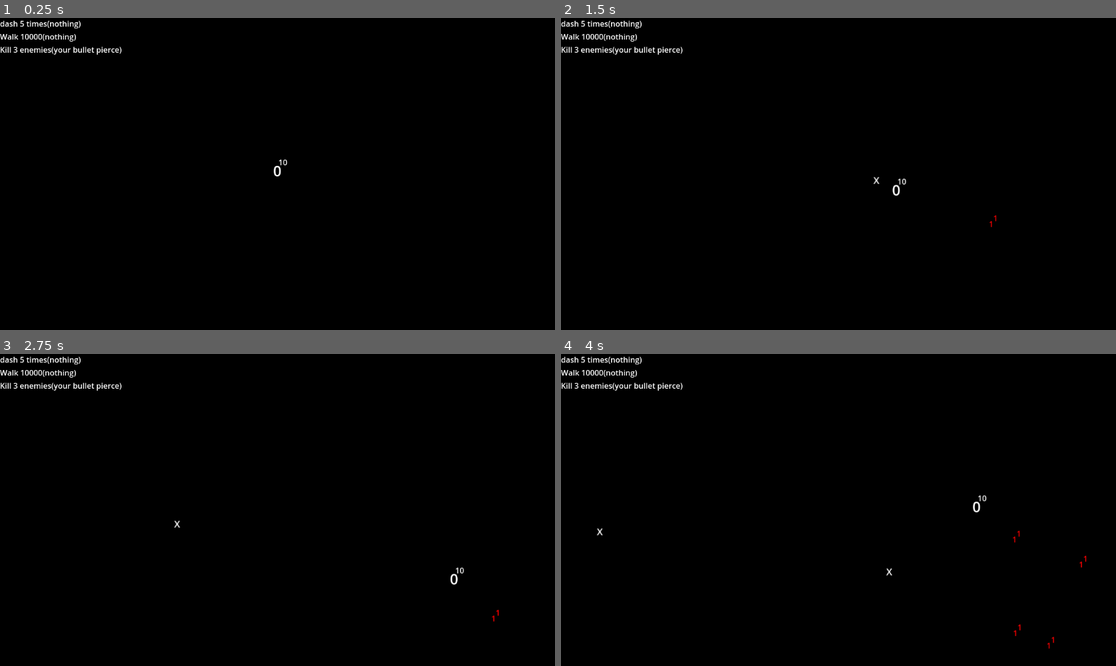
Above: before the commit, frames 1-4 (two rows, left to right).
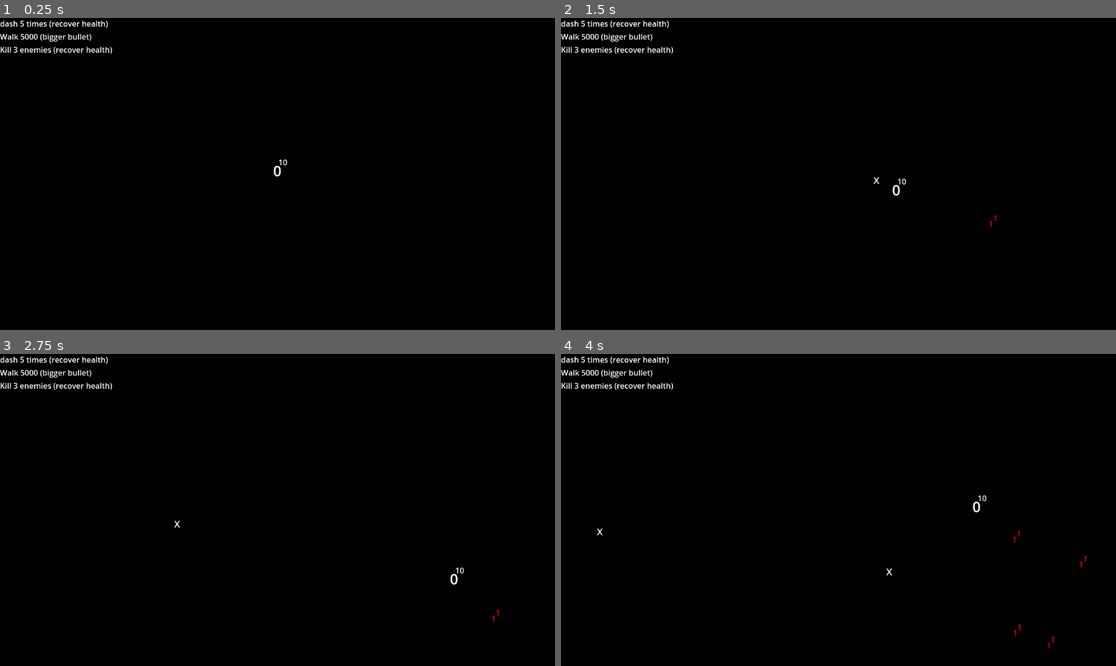
Above: after the commit, the same moments.

Repository: sentinelle28/game_jam_power
Game: Godot game, scene res://scene/gameplay_scene/gameplay_scene.tscn
Two runs of this game, one before a commit and one after it. Both use one fixed random seed, a clock stepped at 60 frames per second and the inputs below. The project has no main scene, so this scene is started directly.
Inputs (mouse positions are in pixels of both pictures, inside the frame that each line leads up to):
- Up to frame 1 (0.25 s): no input
- Up to frame 2 (1.5 s): tap Enter at 0.5 s; move the mouse to (960, 158) at 0.52 s; hold Right (ui_right) 0.53-1.28 s; tap Shift (dash) at 0.6 s; move the mouse to (727, 189) at 1.27 s; hold Down (ui_down) from 1.28 s (still down); click (727, 189) at 1.35 s
- Up to frame 3 (2.75 s): move the mouse to (333, 441) at 2.02 s; release Down (ui_down) at 2.03 s; hold Right (ui_right) from 2.03 s (still down); tap Shift (dash) at 2.1 s
- Up to frame 4 (4 s): move the mouse to (810, 572) at 2.77 s; release Right (ui_right) at 2.78 s; hold Up (ui_up) 2.78-3.53 s; click (810, 572) at 2.85 s; move the mouse to (1005, 556) at 3.52 s; hold Left (ui_left) from 3.53 s (still down); tap Shift (dash) at 3.6 s

The runs differ from the first frame. In frame 1, 0.4% of the frame differs, in the area x 3-22%, y 0-12%; in frame 2, 0.4%; in frame 3, 0.4%; in frame 4, 0.4%.

Commit message:
added mega upgrade

Diff:
--- a/autoload/pause_menu/level_up/level_up_menu.gd
+++ b/autoload/pause_menu/level_up/level_up_menu.gd
@@ -1,6 +1,5 @@
 extends CanvasLayer
 
-signal update_stats(updrade:UpgradeStrategyPattern)
 
 func _custom_show()->void:
 	show()
--- a/autoload/pause_menu/level_up/level_up_menu.tscn
+++ b/autoload/pause_menu/level_up/level_up_menu.tscn
@@ -1,7 +1,26 @@
-[gd_scene load_steps=4 format=3 uid="uid://veke2jiwllka"]
+[gd_scene load_steps=6 format=3 uid="uid://veke2jiwllka"]
 
 [ext_resource type="Script" path="res://autoload/pause_menu/level_up/level_up_menu.gd" id="1_2y8l0"]
 [ext_resource type="PackedScene" uid="uid://bignhergkcf0m" path="res://c_actor/upgrade_card/upgrade_card.tscn" id="2_0unbh"]
+
+[sub_resource type="StyleBoxFlat" id="StyleBoxFlat_hl08h"]
+bg_color = Color(0.180392, 0.180392, 0.180392, 0.278431)
+border_width_left = 2
+border_width_top = 2
+border_width_right = 2
+border_width_bottom = 2
+border_color = Color(0, 0, 0, 1)
+corner_radius_top_left = 2
+corner_radius_top_right = 2
+corner_radius_bottom_right = 2
+corner_radius_bottom_left = 2
+expand_margin_left = 3.0
+expand_margin_top = 3.0
+expand_margin_right = 3.0
+expand_margin_bottom = 3.0
+
+[sub_resource type="Theme" id="Theme_0w81b"]
+Panel/styles/panel = SubResource("StyleBoxFlat_hl08h")
 
 [sub_resource type="LabelSettings" id="LabelSettings_mbqm6"]
 font_size = 30
@@ -23,6 +42,7 @@
 offset_bottom = 252.0
 grow_horizontal = 2
 grow_vertical = 2
+theme = SubResource("Theme_0w81b")
 
 [node name="Label" type="Label" parent="Panel"]
 layout_mode = 1
--- a/autoload/ref/upgrade_ref/upgrade_ref.gd
+++ b/autoload/ref/upgrade_ref/upgrade_ref.gd
@@ -13,6 +13,12 @@
 "go slower":NegativeSpeedUpgrade.new(),
 "shoot slower":NegativeShootTimer.new()}
 
+var mega_upgrade:Array[MegaUpgrage] = [MegaDefenseUpgrade.new(),
+MegaHealthRecoveryUpgrade.new()]
+
+
+func get_random_mega()->MegaUpgrage:
+	return mega_upgrade.pick_random()
 
 func get_random_positive_upgrade()->String:
 	return positive_upgrade.keys().pick_random()
--- a/autoload/task/event_listener/event_listener.gd
+++ b/autoload/task/event_listener/event_listener.gd
@@ -4,3 +4,5 @@
 signal player_dash
 signal player_walk(distance:float)
 signal player_miss
+
+signal task_update
--- a/autoload/task/task/taskmanager.gd
+++ b/autoload/task/task/taskmanager.gd
@@ -2,7 +2,8 @@
 
 signal gen_new_task
 var number_of_task_completed:int = 0
-var number_of_task_to_gen = 3
+var number_of_task_needed_for_artifact:int = 3
+var number_of_task_to_gen:int = 3
 
 var current_task:Array[TaskStrategyPattern] = []
 
@@ -23,8 +24,13 @@
 	temp.clear()
 
 	_init_task()
+	_verif_artifact()
+	emit_signal("gen_new_task")
+
+func _verif_artifact()->void:
 	number_of_task_completed += 1
-	emit_signal("gen_new_task")
+	if number_of_task_completed%number_of_task_needed_for_artifact == 0:
+		LevelUpMenu._custom_show()
 
 
 func _init_task()->void:
--- a/c_actor/player/player.gd
+++ b/c_actor/player/player.gd
@@ -24,7 +24,6 @@
 func _ready() -> void:
 	DeathPanel.connect("reset",_reset)
 	health_component.connect("death",_death)
-	LevelUpMenu.connect("update_stats",_update_stats)
 
 func _reset()->void:
 	for property:StringName in Playerstats.player_properties:
--- a/c_actor/upgrade_card/upgrade_card.gd
+++ b/c_actor/upgrade_card/upgrade_card.gd
@@ -1,24 +1,16 @@
 extends Panel
 
 
-@export var positive_upgrade:UpgradeStrategyPattern
-@export var negative_upgrade:UpgradeStrategyPattern
-
-@export var positive_text:String
-@export var negative_text:String
+@export var positive_upgrade:MegaUpgrage
 
 func _ready() -> void:
 	_randomize()
 
 func _randomize()->void:
-	positive_text = UpgradeRef.get_random_positive_upgrade()
-	negative_text = UpgradeRef.get_random_negative_upgrade()
-	positive_upgrade = UpgradeRef.get_positive_upgrade(positive_text)
-	negative_upgrade = UpgradeRef.get_negative_upgrade(negative_text)
-	$VBoxContainer/positive.text = positive_text
-	$VBoxContainer/negative.text = negative_text
+	positive_upgrade = UpgradeRef.get_random_mega()
+	positive_upgrade._init_mega()
+	$positive.text = positive_upgrade.name_of_the_mega
 
 func _on_button_pressed() -> void:
-	LevelUpMenu.emit_signal("update_stats",positive_upgrade)
-	LevelUpMenu.emit_signal("update_stats",negative_upgrade)
+	positive_upgrade._apply_change(StockerRef.player)
 	LevelUpMenu._custom_hide()
--- a/c_actor/upgrade_card/upgrade_card.tscn
+++ b/c_actor/upgrade_card/upgrade_card.tscn
@@ -1,18 +1,32 @@
-[gd_scene load_steps=4 format=3 uid="uid://bignhergkcf0m"]
+[gd_scene load_steps=5 format=3 uid="uid://bignhergkcf0m"]
 
 [ext_resource type="Script" path="res://c_actor/upgrade_card/upgrade_card.gd" id="1_w2hc0"]
 
+[sub_resource type="StyleBoxFlat" id="StyleBoxFlat_wn4aa"]
+bg_color = Color(0.306599, 0.341375, 0.495979, 1)
+border_width_left = 2
+border_width_top = 2
+border_width_right = 2
+border_width_bottom = 2
+border_color = Color(0.254762, 0.581727, 0.469953, 1)
+border_blend = true
+corner_radius_top_left = 2
+corner_radius_top_right = 2
+corner_radius_bottom_right = 2
+corner_radius_bottom_left = 2
+
+[sub_resource type="Theme" id="Theme_4a444"]
+Panel/styles/panel = SubResource("StyleBoxFlat_wn4aa")
+
 [sub_resource type="LabelSettings" id="LabelSettings_pcg0t"]
 font_color = Color(0.331603, 0.732183, 1.54018e-06, 1)
-
-[sub_resource type="LabelSettings" id="LabelSettings_ib0uw"]
-font_color = Color(1, 0, 0, 1)
 
 [node name="upgrade_card" type="Panel"]
 offset_left = -64.0
 offset_top = -64.0
 offset_right = 64.0
 offset_bottom = 64.0
+theme = SubResource("Theme_4a444")
 script = ExtResource("1_w2hc0")
 
 [node name="Button" type="Button" parent="."]
@@ -24,7 +38,7 @@
 grow_horizontal = 2
 grow_vertical = 2
 
-[node name="VBoxContainer" type="VBoxContainer" parent="."]
+[node name="positive" type="Label" parent="."]
 layout_mode = 1
 anchors_preset = 8
 anchor_left = 0.5
@@ -32,22 +46,12 @@
 anchor_right = 0.5
 anchor_bottom = 0.5
 offset_left = -56.0
-offset_top = -20.0
+offset_top = -11.5
 offset_right = 56.0
-offset_bottom = 56.0
+offset_bottom = 11.5
 grow_horizontal = 2
 grow_vertical = 2
-
-[node name="positive" type="Label" parent="VBoxContainer"]
-layout_mode = 2
+text = "dddddddd"
 label_settings = SubResource("LabelSettings_pcg0t")
 
-[node name="Label2" type="Label" parent="VBoxContainer"]
-layout_mode = 2
-text = "But"
-
-[node name="negative" type="Label" parent="VBoxContainer"]
-layout_mode = 2
-label_settings = SubResource("LabelSettings_ib0uw")
-
 [connection signal="pressed" from="Button" to="." method="_on_button_pressed"]
--- a/component/basic/health_component/health_component.gd
+++ b/component/basic/health_component/health_component.gd
@@ -4,13 +4,35 @@
 signal death
 @export var max_health:int = 10
 @export var health:int = 1
+@export var regen:float = 0.0
+@export var damage_reduction:float = 1.0
+
+var timer:Timer
 
 func _ready() -> void:
+	timer = Timer.new()
+	timer.one_shot = true
 	health = max_health
 	_show_health()
+	timer.connect("timeout",_regen)
+
+func _start_regen()->void:
+	_init_timer()
+	if regen > 0:
+		timer.start(1/regen)
+
+func _init_timer()->void:
+	if not timer.is_inside_tree():
+		get_tree().add_child(timer)
+
+func _regen()->void:
+	health += 1
+	if health > max_health:
+		health = max_health
+	_start_regen()
 
 func _take_damage(damage:int)->void:
-	health -= damage
+	health -= damage * damage_reduction
 	if health <= 0:
 		emit_signal('death')
 	_show_health()
--- a/component/task/simple_task/dash.gd
+++ b/component/task/simple_task/dash.gd
@@ -8,7 +8,7 @@
 	name = "dash " + str(number_to_dash) + " times"
 	EventListener.connect("player_dash",_update_task)
 
-func _update_task()->void:
+func _personnal_update_task()->void:
 	number_to_dash -= 1
 	if number_to_dash <= 0:
 		_on_task_complete()
--- a/component/task/simple_task/killtask.gd
+++ b/component/task/simple_task/killtask.gd
@@ -7,7 +7,7 @@
 	name = "Kill 3 enemies"
 	EventListener.connect("player_kill_enemy",_update_task)
 
-func _update_task()->void:
+func _personnal_update_task()->void:
 	number_to_kill -= 1
 	if number_to_kill <= 0:
 		_on_task_complete()
--- a/component/task/simple_task/walk_task.gd
+++ b/component/task/simple_task/walk_task.gd
@@ -2,7 +2,7 @@
 
 class_name WalkTask
 
-@export var distance_to_walk:float = 10000
+@export var distance_to_walk:float = 5000
 func _personal_init()->void:
 	name = "Walk " + str(distance_to_walk)
 	EventListener.connect("player_walk",_custom_update_task)
@@ -11,3 +11,4 @@
 	distance_to_walk -= distance
 	if distance_to_walk <= 0:
 		_on_task_complete()
+	EventListener.emit_signal("task_update")
--- a/component/task/taskStrategyPattern.gd
+++ b/component/task/taskStrategyPattern.gd
@@ -17,8 +17,12 @@
 func _personal_init()->void:
 	pass
 
+func _personnal_update_task()->void:
+	pass
+
 func _update_task()->void:
-	pass
+	_personnal_update_task()
+	EventListener.emit_signal("task_update")
 
 func _on_task_complete()->void:
 	reward._apply_change(StockerRef.player)
--- /dev/null
+++ b/component/upgrade/mega/health/mega_defense_upgrade.gd
@@ -0,0 +1,14 @@
+extends MegaUpgrage
+
+class_name MegaDefenseUpgrade
+
+var damage_reduction:float = 0.80
+
+func _init_mega()->void:
+	name_of_the_mega = "Reduce incoming damage by "
+	name_of_the_mega += str((1-damage_reduction)*100)
+	name_of_the_mega += "%"
+
+func _apply_change(target:Node)->void:
+	if target is Player:
+		target.health_component.damage_reduction *= damage_reduction
--- /dev/null
+++ b/component/upgrade/mega/health/mega_recovery.gd
@@ -0,0 +1,15 @@
+extends MegaUpgrage
+
+class_name MegaHealthRecoveryUpgrade
+
+var hp_recover_by_second:float = 1.0
+
+func _init_mega()->void:
+	name_of_the_mega = "Passively recover "
+	name_of_the_mega += str(hp_recover_by_second)
+	name_of_the_mega += " hp/s"
+
+func _apply_change(target:Node)->void:
+	if target is Player:
+		target.health_component.regen += 1.0
+		target.health_component._start_regen()
--- /dev/null
+++ b/component/upgrade/mega/mega_upgrade.gd
@@ -0,0 +1,7 @@
+extends UpgradeStrategyPattern
+
+class_name MegaUpgrage
+var name_of_the_mega:String
+
+func _init_mega()->void:
+	pass
--- a/scene/gameplay_scene/gameplay_scene.gd
+++ b/scene/gameplay_scene/gameplay_scene.gd
@@ -7,6 +7,7 @@
 	StockerRef._set_player($player)
 	Taskmanager.connect("gen_new_task",_update_task_display)
 	Taskmanager._gen_new_task()
+	EventListener.connect("task_update",_update_task_display)
 
 func _on_area_2d_area_entered(area: Area2D) -> void:
 	if area is Bullet:
@@ -18,7 +19,7 @@
 		var label:Label = $task_stocker.get_child(i)
 		var current_task:TaskStrategyPattern = Taskmanager.current_task[i]
 		label.text = current_task.name
-		label.text += "("
+		label.text += " ("
 		label.text += current_task.name_of_the_reward
 		label.text += ")"
 
